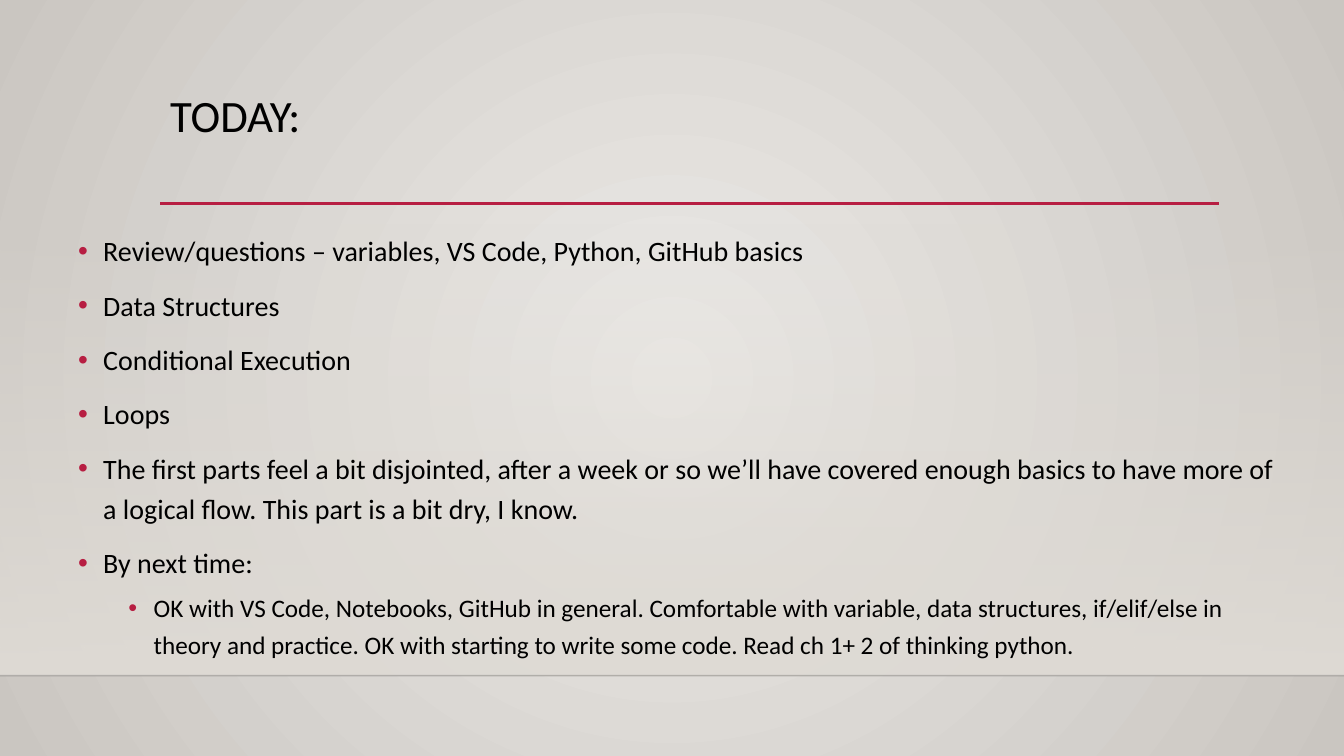
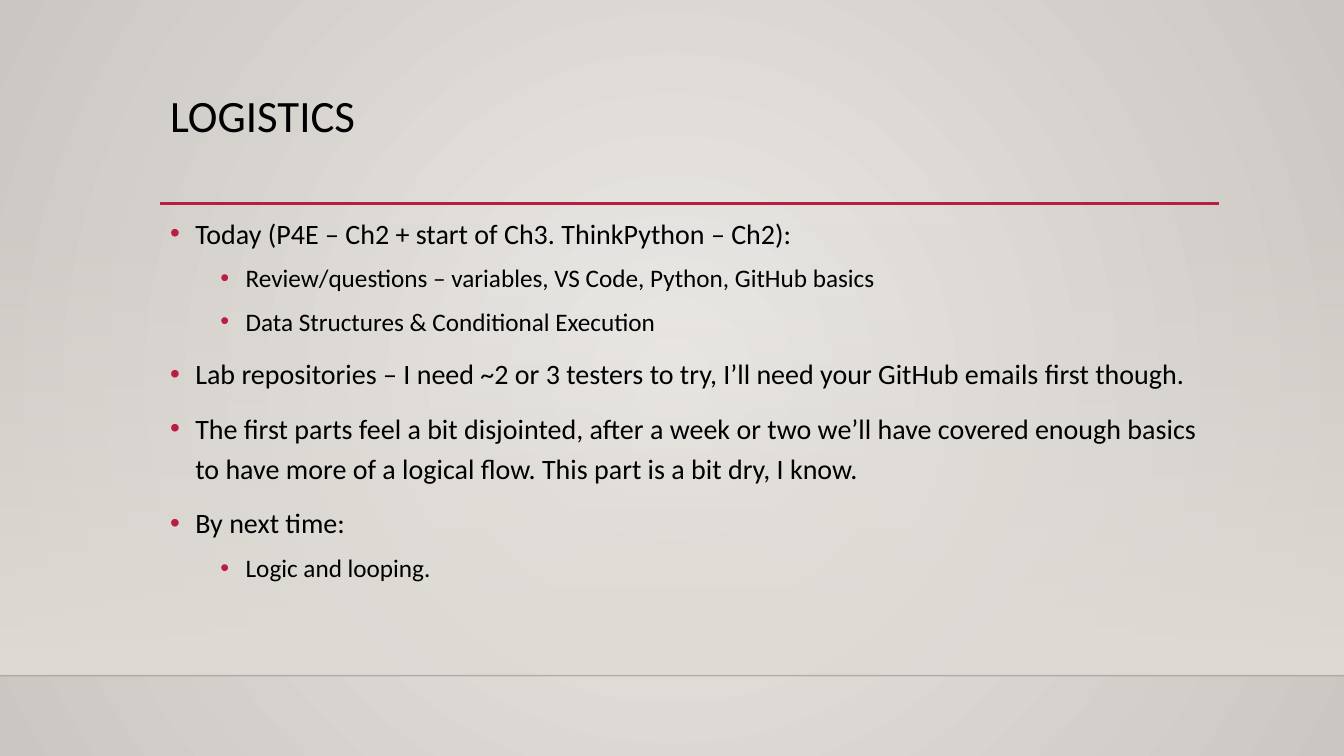
Before and after one commit to AkeemSemperDataScience/Programming_Basics_for_Machine_Learning_Students, a slide deck: slide 2 of reference_material/slides/002_vars_and_control.pptx. Drawn at 1344x756 pixels with LibreOffice and Linux fonts; fonts in the diff are those of the drawing; background and template pictures are left out. Boxes give left, top, right and bottom in pixels: in the first picture for what was removed or moved away, otherwise in the second. Text is boxed around its words. In the diff, an @@ line names an element or a change of style, - is before the commit and + after.

```diff
--- a/reference_material/slides/002_vars_and_control.pptx
+++ b/reference_material/slides/002_vars_and_control.pptx
@@ title at [170, 103, 355, 133]: text changed @@
-TODAY:
+LOGISTICS
@@ text "Today (P4E – Ch2 + ...": place and size @@
-text "Today (P4E – Ch2 + ..." at [103, 241, 1272, 659]
+text "Today (P4E – Ch2 + ..." at [195, 223, 1195, 582]
@@ text at [195, 223, 791, 249]: paragraph added @@
+• Today (P4E – Ch2 + start of Ch3. ThinkPython – Ch2):
@@ text at [246, 269, 874, 291]: size 20 to 18 pt in "Review/questions – variables, VS Code, Python, GitHub ..."; list level 1 to 2 in "Review/questions – variables, VS Code, ..." @@
@@ text at [195, 313, 1195, 484]: text changed @@
-• Data Structures
-• Conditional Execution
-• Loops
-• The first parts feel a bit disjointed, after a week or so we’ll have covered enough basics to have more of a logical flow. This part is a bit dry, I know.
+  • Data Structures & Conditional Execution
+• Lab repositories – I need ~2 or 3 testers to try, I’ll need your GitHub emails first though.
+• The first parts feel a bit disjointed, after a week or two we’ll have covered enough basics to have more of a logical flow. This part is a bit dry, I know.
@@ text at [246, 559, 431, 582]: text changed @@
-  • OK with VS Code, Notebooks, GitHub in general. Comfortable with variable, data structures, if/elif/else in theory and practice. OK with starting to write some code. Read ch 1+ 2 of thinking python.
+  • Logic and looping.
```
Also in this commit, not shown: 4 other slides changed, 11 slides added, 1 slide removed, 1 other file.
